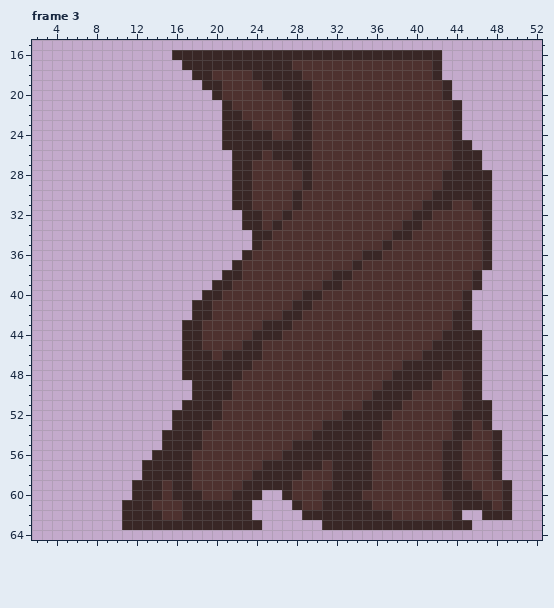
Two versions of one pixel-art file, OpenGL/Content/images/roots_0.aseprite. This is how it looked before the edit.
64x80 pixels, 9 frames. Shown: frame 3: x 2..52, y 15..64. The commit also changed other frames, which this record leaves out.
The result:
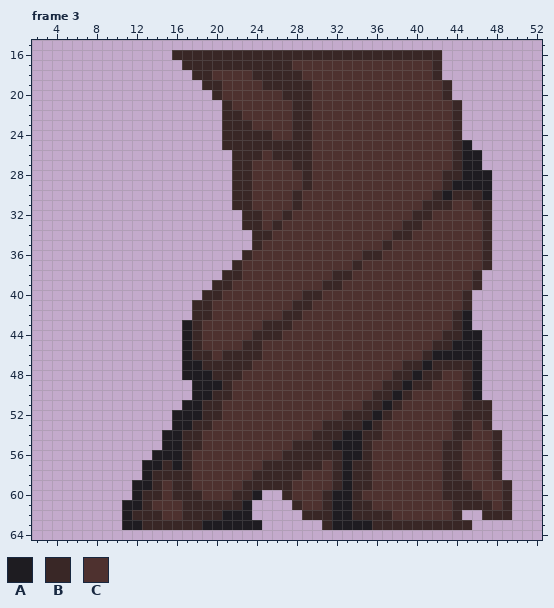
Palette (. is transparent): A #1e1c21  B #392726  C #4e312f
The exact change:
Frame 3, layer "Layer 4":
y 25: x 45 B -> A
y 26..27: x 45..46 BB -> AA
y 28: x 45..47 BBB -> AAA
y 29: x 44..47 BBBB -> AAAA
y 30: x 43 B -> A; x 47 B -> A
y 42: x 45 B -> A
y 43: x 17 B -> A; x 45 B -> A
y 44: x 17 B -> A; x 45..46 BB -> AA
y 45: x 17 B -> A; x 44..46 BBB -> AAA
y 46: x 17 B -> A; x 42..46 BBBBB -> AAAAA
y 47: x 17..18 BB -> AA; x 41 B -> A; x 46 B -> A
y 48: x 17..19 BBB -> AAA; x 40 B -> A; x 46 B -> A
y 49: x 18..20 BBB -> AAA; x 39 B -> A; x 46 B -> A
y 50: x 18..19 BB -> AA; x 38 B -> A; x 46 B -> A
y 51: x 17..18 BB -> AA; x 37 B -> A
y 52: x 16..18 BBB -> AAA; x 36 B -> A
y 53: x 16..17 BB -> AA; x 35 B -> A
y 54: x 15..16 BB -> AA; x 33..34 BB -> AA
y 55: x 15..16 BB -> AA; x 32..34 BBB -> AAA
y 56: x 14..16 BBB -> AAA; x 33..34 BB -> AA
y 57: x 13..14 BB -> AA; x 16 B -> A; x 33 B -> A
y 58: x 13 B -> A; x 33 B -> A
y 59: x 12..13 BB -> AA; x 33 B -> A
y 60: x 12 B -> A; x 24 B -> A; x 32..33 BB -> AA
y 61: x 11..12 BB -> AA; x 23 B -> A; x 32..33 BB -> AA
y 62: x 11 B -> A; x 21..23 BBB -> AAA; x 32..33 BB -> AA
y 63: x 11..12 BB -> AA; x 19..24 BBBBBB -> AAAAAA; x 32..35 BBBB -> AAAA
